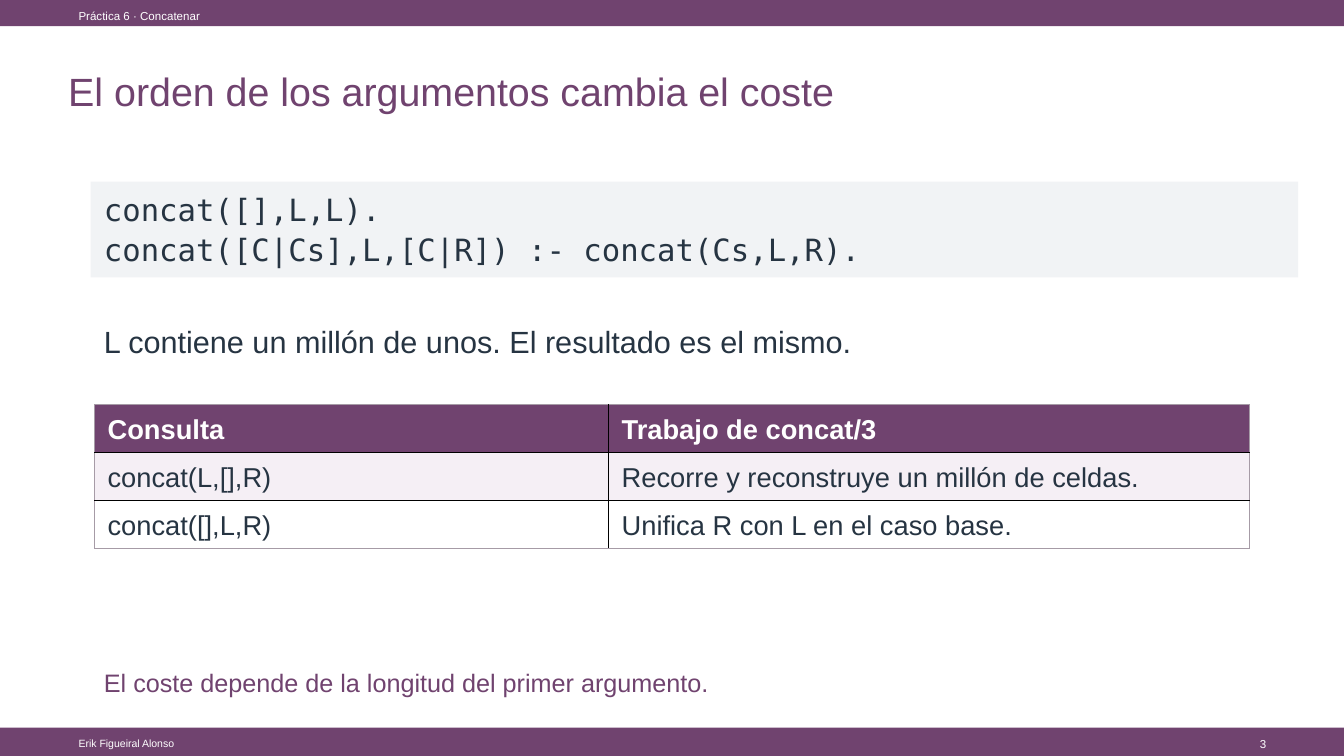
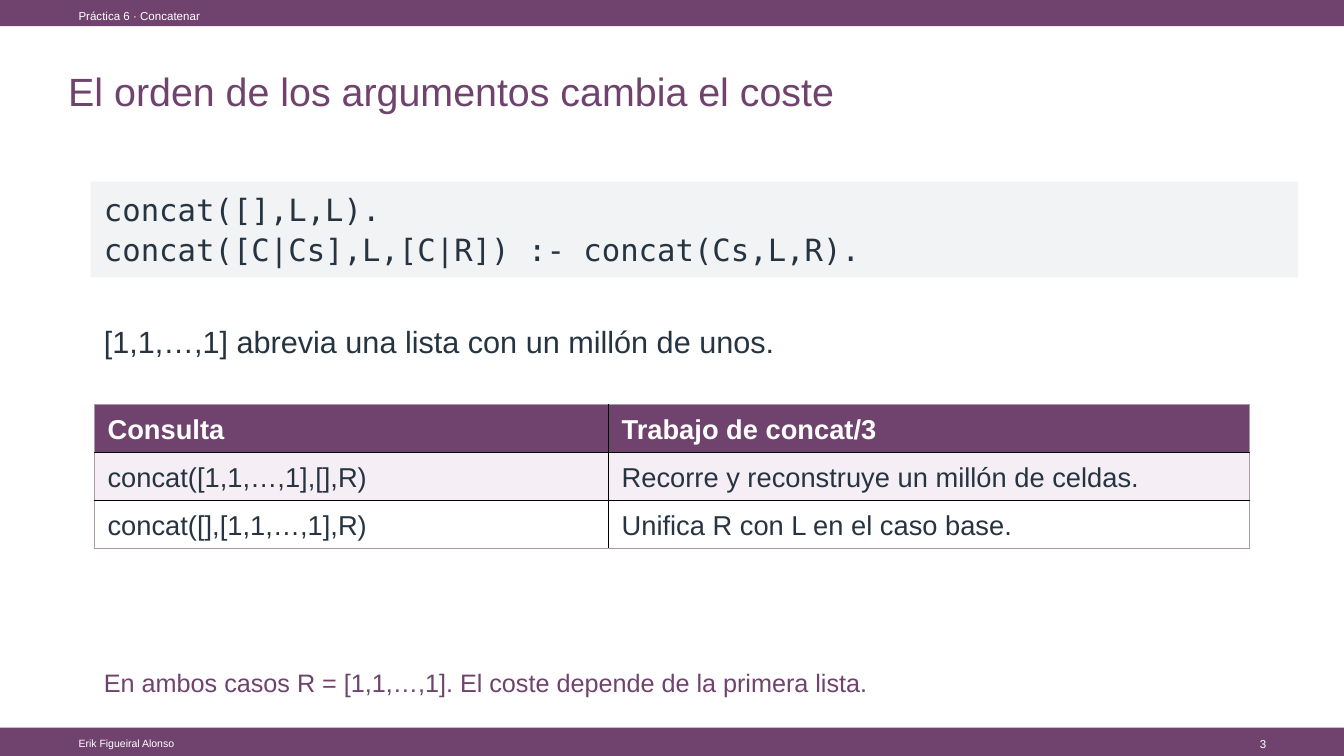
Before and after one commit to Figueiral-Alonso/Docencia, a slide deck: slide 3 of 26/Lógica Computacional/LAB6/LAB6_Diferencias_de_listas.pptx. Drawn at 1344x756 pixels with LibreOffice and Linux fonts; fonts in the diff are those of the drawing. Boxes give left, top, right and bottom in pixels: in the first picture for what was removed or moved away, otherwise in the second. Text is boxed around its words. In the diff, an @@ line names an element or a change of style, - is before the commit and + after.

Commit message:
Aclarar ejemplo del coste de concatenar un millón de elementos

```diff
--- a/26/Lógica Computacional/LAB6/LAB6_Diferencias_de_listas.pptx
+++ b/26/Lógica Computacional/LAB6/LAB6_Diferencias_de_listas.pptx
@@ text at bbox=[104, 330, 774, 359]: text changed @@
-L contiene un millón de unos. El resultado es el mismo.
+[1,1,…,1] abrevia una lista con un millón de unos.
@@ table at bbox=[94, 404, 1250, 611] @@
-row 2, column 1: concat(L,[],R)
+row 2, column 1: concat([1,1,…,1],[],R)
-row 3, column 1: concat([],L,R)
+row 3, column 1: concat([],[1,1,…,1],R)
@@ text at bbox=[104, 673, 867, 698]: text changed @@
-El coste depende de la longitud del primer argumento.
+En ambos casos R = [1,1,…,1]. El coste depende de la primera lista.
```
Also in this commit, not shown: 1 other file.
